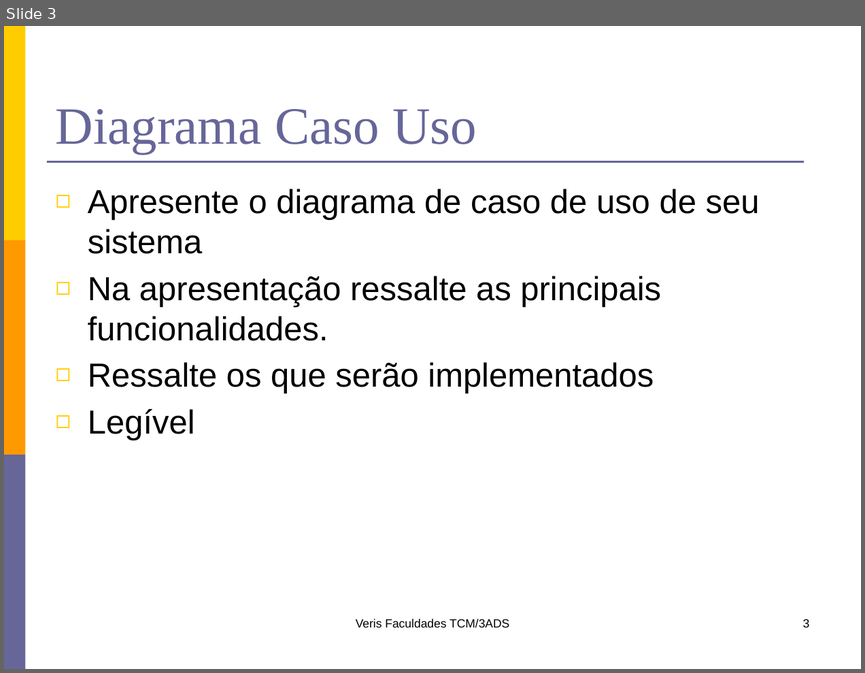
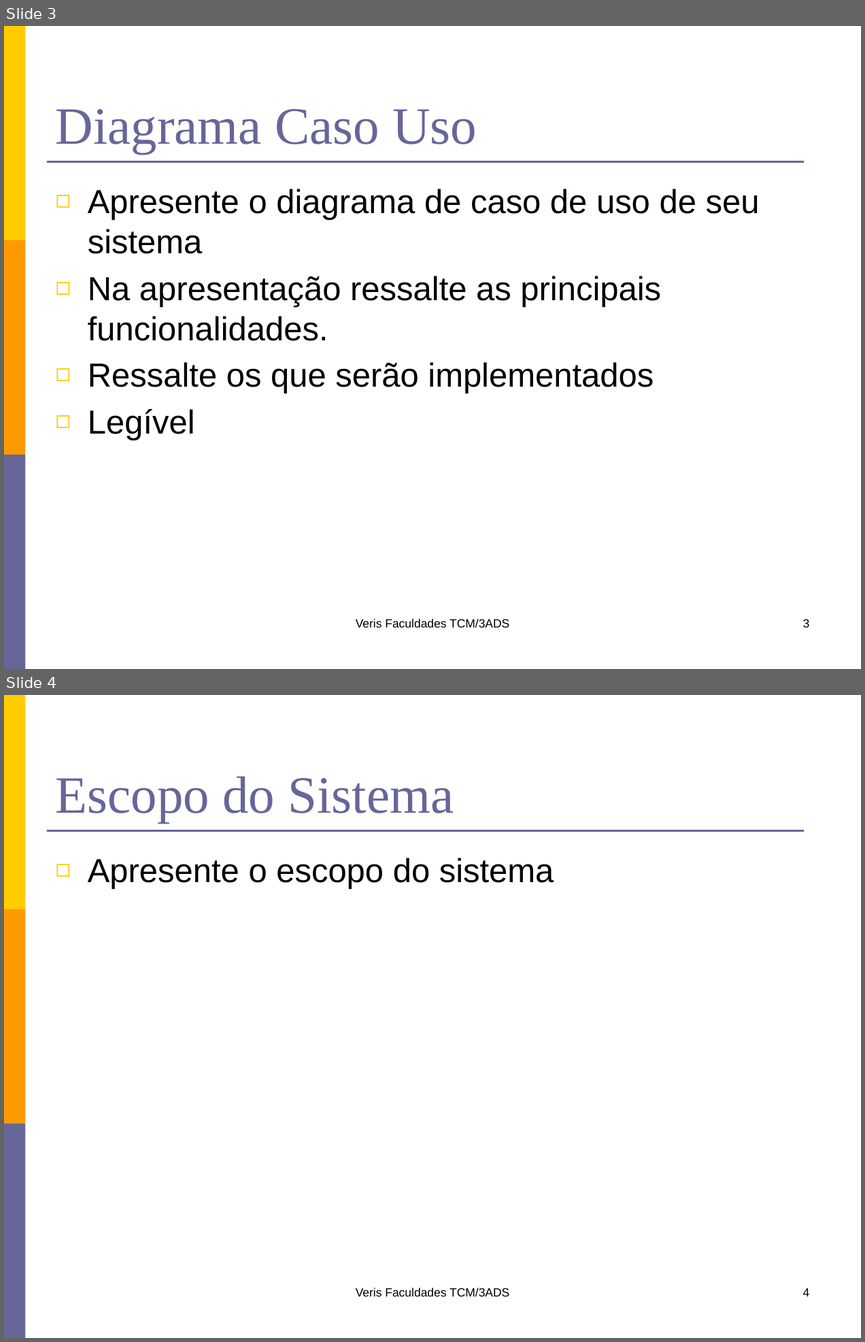
Before and after one commit to lfernandobra/pi5g1s14, a slide deck: documentacao/G5_Apresentacao1sem2014.pptx. Shown one above the other, each under a label of ours: slide 3 before the commit, slides 3 and 4 after it. The pictures are 865x673 and 865x1342 pixels, drawn with LibreOffice and Linux fonts; fonts in the diff are those of the drawing. Boxes give left, top, right and bottom in pixels: in the first picture for what was removed or moved away, otherwise in the second. Text is boxed around its words. In the diff, an @@ line names an element or a change of style, - is before the commit and + after.

Commit message:
Atualizado documento de Apresentação

```diff
--- a/documentacao/G5_Apresentacao1sem2014.pptx
+++ b/documentacao/G5_Apresentacao1sem2014.pptx
@@ slide 4 added at box(4, 695, 861, 1338), background #FFFFFF; not listed: 4 template elements that a slide beside it also shows @@
@@ title added at box(56, 776, 454, 823), 44 pt, text #666699 @@
+Escopo do Sistema
@@ text added at box(88, 858, 554, 889), 28 pt, text #000000 @@
+◻ Apresente o escopo do sistema
@@ text added at box(356, 1287, 509, 1297), 10 pt, text #000000 @@
+Veris Faculdades TCM/3ADS
@@ page number added at box(803, 1288, 810, 1296), 10 pt, text #000000 @@
+4
```
